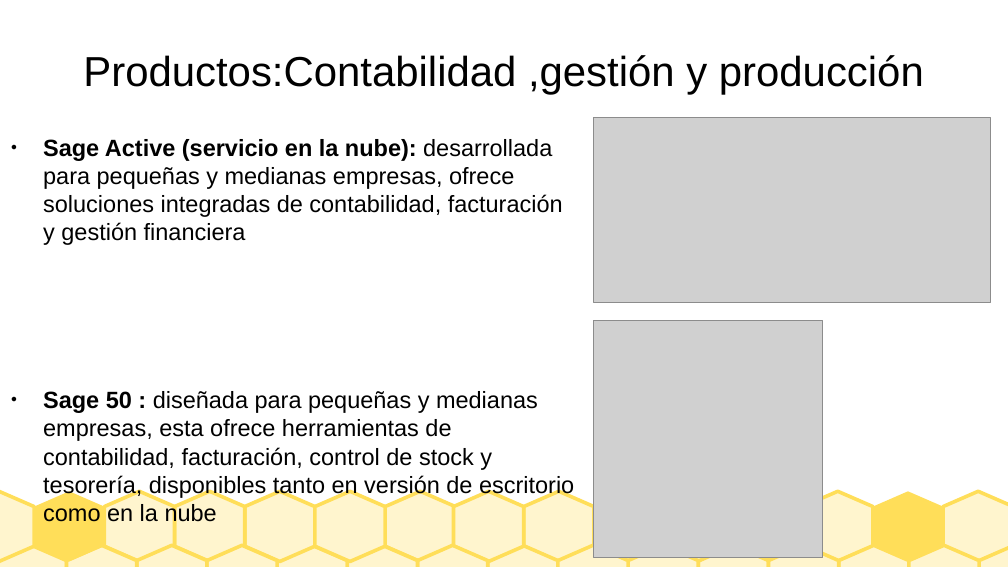
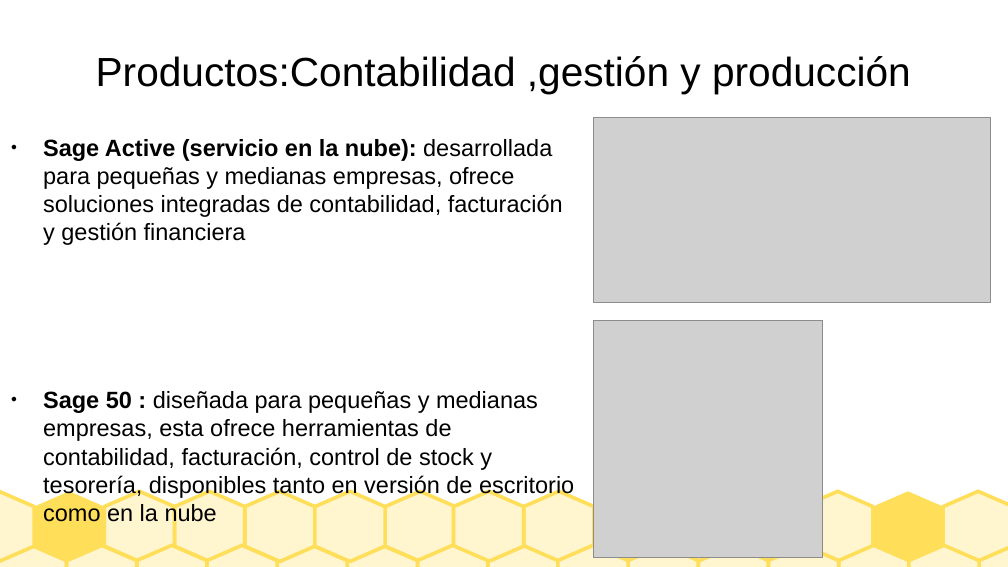
Before and after one commit to Borja-68/asignaturas, a slide deck: slide 9 of sistemas empresa/Presentacion_SAGE.odp (slide 8 before the commit). Drawn at 1008x567 pixels with LibreOffice and Linux fonts; fonts in the diff are those of the drawing; grey boxes stand for pictures. Boxes give left, top, right and bottom in pixels: in the first picture for what was removed or moved away, otherwise in the second. Text is boxed around its words. In the diff, an @@ line names an element or a change of style, - is before the commit and + after.

```diff
--- a/sistemas empresa/Presentacion_SAGE.odp
+++ b/sistemas empresa/Presentacion_SAGE.odp
@@ title "Productos:Contabilidad ,gestión y producción" at (96, 56, 911, 93): size 33 to 32 pt @@
```
Also in this commit, not shown: 8 other slides changed, 5 slides added, 2 other files.
